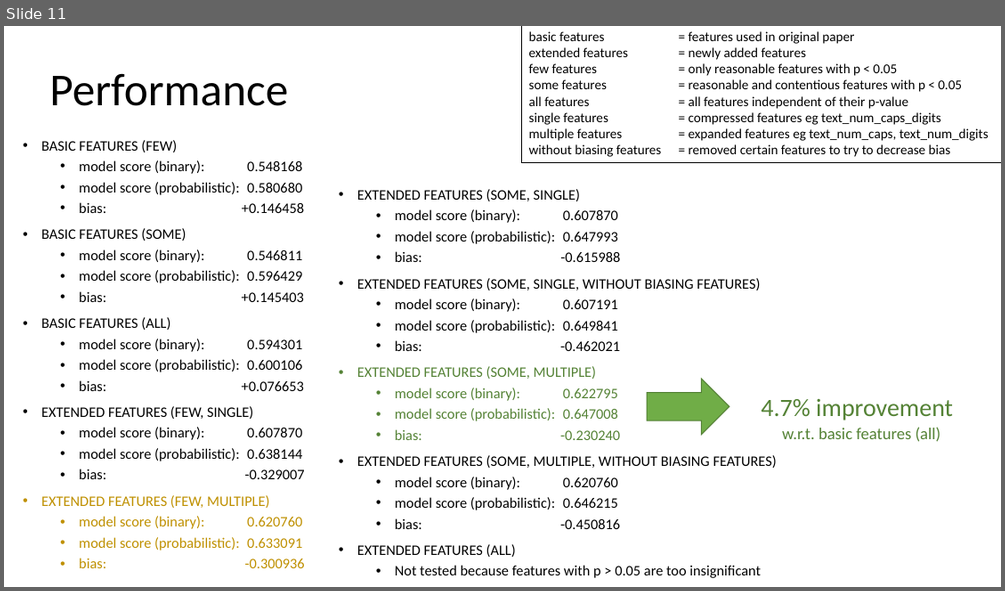
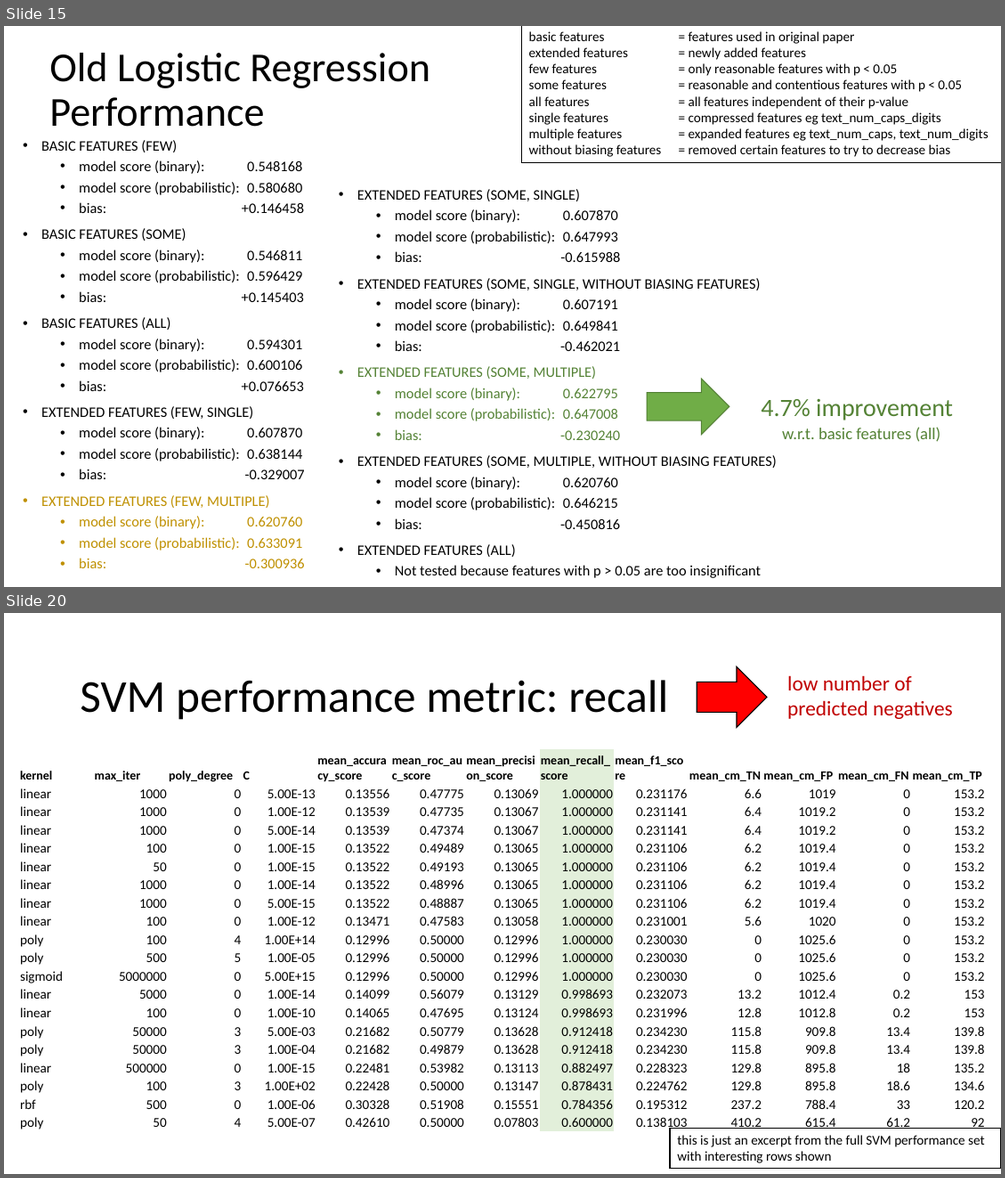
Before and after one commit to marianlonga/FakeNews, a slide deck: Fake News Progress Report.pptx. Shown one above the other, each under a label of ours: slide 11 before the commit, slides 15 and 20 after it; the slides between them are not shown. The pictures are 1005x591 and 1005x1178 pixels, drawn with LibreOffice and Linux fonts; fonts in the diff are those of the drawing; background and template pictures are left out. Boxes give left, top, right and bottom in pixels: in the first picture for what was removed or moved away, otherwise in the second. Text is boxed around its words. In the diff, an @@ line names an element or a change of style, - is before the commit and + after.

```diff
--- a/Fake News Progress Report.pptx
+++ b/Fake News Progress Report.pptx
@@ slide 20 added at [4,613,1001,1174], background #FFFFFF @@
@@ title added at [80,680,668,720], 44 pt, text #000000 @@
+SVM performance metric: recall
@@ right arrow added at [697,666,768,728], fill #FF0000, outline #000000 1 pt @@
@@ text added at [787,675,953,719], 20 pt, text #C00000 @@
+low number of
+predicted negatives
@@ table added at [19,749,981,1135], 20 rows, 13 columns @@
+kernel | max_iter | poly_degree | C | mean_accuracy_score | mean_roc_auc_score | mean_precision_score | mean_recall_score | mean_f1_score | mean_cm_TN | mean_cm_FP | mean_cm_FN | mean_cm_TP
+linear | 1000 | 0 | 5.00E-13 | 0.13556 | 0.47775 | 0.13069 | 1.000000 | 0.231176 | 6.6 | 1019 | 0 | 153.2
+linear | 1000 | 0 | 1.00E-12 | 0.13539 | 0.47735 | 0.13067 | 1.000000 | 0.231141 | 6.4 | 1019.2 | 0 | 153.2
+linear | 1000 | 0 | 5.00E-14 | 0.13539 | 0.47374 | 0.13067 | 1.000000 | 0.231141 | 6.4 | 1019.2 | 0 | 153.2
+linear | 100 | 0 | 1.00E-15 | 0.13522 | 0.49489 | 0.13065 | 1.000000 | 0.231106 | 6.2 | 1019.4 | 0 | 153.2
+linear | 50 | 0 | 1.00E-15 | 0.13522 | 0.49193 | 0.13065 | 1.000000 | 0.231106 | 6.2 | 1019.4 | 0 | 153.2
+linear | 1000 | 0 | 1.00E-14 | 0.13522 | 0.48996 | 0.13065 | 1.000000 | 0.231106 | 6.2 | 1019.4 | 0 | 153.2
+linear | 1000 | 0 | 5.00E-15 | 0.13522 | 0.48887 | 0.13065 | 1.000000 | 0.231106 | 6.2 | 1019.4 | 0 | 153.2
+linear | 100 | 0 | 1.00E-12 | 0.13471 | 0.47583 | 0.13058 | 1.000000 | 0.231001 | 5.6 | 1020 | 0 | 153.2
+poly | 100 | 4 | 1.00E+14 | 0.12996 | 0.50000 | 0.12996 | 1.000000 | 0.230030 | 0 | 1025.6 | 0 | 153.2
+poly | 500 | 5 | 1.00E-05 | 0.12996 | 0.50000 | 0.12996 | 1.000000 | 0.230030 | 0 | 1025.6 | 0 | 153.2
+sigmoid | 5000000 | 0 | 5.00E+15 | 0.12996 | 0.50000 | 0.12996 | 1.000000 | 0.230030 | 0 | 1025.6 | 0 | 153.2
+linear | 5000 | 0 | 1.00E-14 | 0.14099 | 0.56079 | 0.13129 | 0.998693 | 0.232073 | 13.2 | 1012.4 | 0.2 | 153
+linear | 100 | 0 | 1.00E-10 | 0.14065 | 0.47695 | 0.13124 | 0.998693 | 0.231996 | 12.8 | 1012.8 | 0.2 | 153
+poly | 50000 | 3 | 5.00E-03 | 0.21682 | 0.50779 | 0.13628 | 0.912418 | 0.234230 | 115.8 | 909.8 | 13.4 | 139.8
+poly | 50000 | 3 | 1.00E-04 | 0.21682 | 0.49879 | 0.13628 | 0.912418 | 0.234230 | 115.8 | 909.8 | 13.4 | 139.8
+linear | 500000 | 0 | 1.00E-15 | 0.22481 | 0.53982 | 0.13113 | 0.882497 | 0.228323 | 129.8 | 895.8 | 18 | 135.2
+poly | 100 | 3 | 1.00E+02 | 0.22428 | 0.50000 | 0.13147 | 0.878431 | 0.224762 | 129.8 | 895.8 | 18.6 | 134.6
+rbf | 500 | 0 | 1.00E-06 | 0.30328 | 0.51908 | 0.15551 | 0.784356 | 0.195312 | 237.2 | 788.4 | 33 | 120.2
+poly | 50 | 4 | 5.00E-07 | 0.42610 | 0.50000 | 0.07803 | 0.600000 | 0.138103 | 410.2 | 615.4 | 61.2 | 92
@@ rectangle added at [671,1127,1001,1167], fill #FFFFFF, outline #000000 1 pt, 13 pt, text #000000 @@
+this is just an excerpt from the full SVM performance set
+with interesting rows shown
@@ what was slide 11 is now slide 15 @@
@@ slide 15 changed as well @@
@@ title at [49,53,430,127]: text changed; size 44 to 39.6 pt @@
-Performance
+Old Logistic Regression Performance
```
Also in this commit, not shown: 8 other slides changed, 12 other slides added, 3 slides removed, 4 other files.
